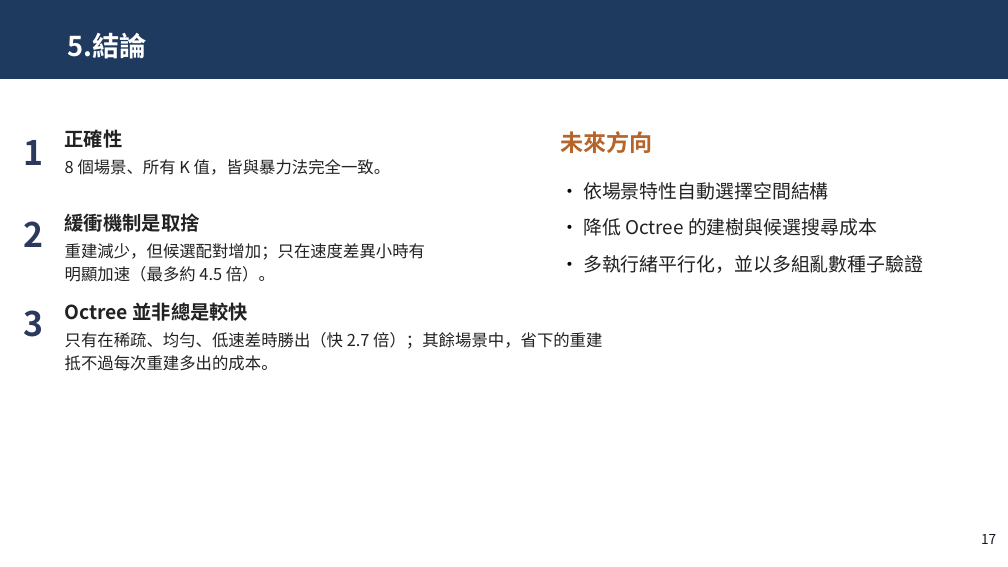
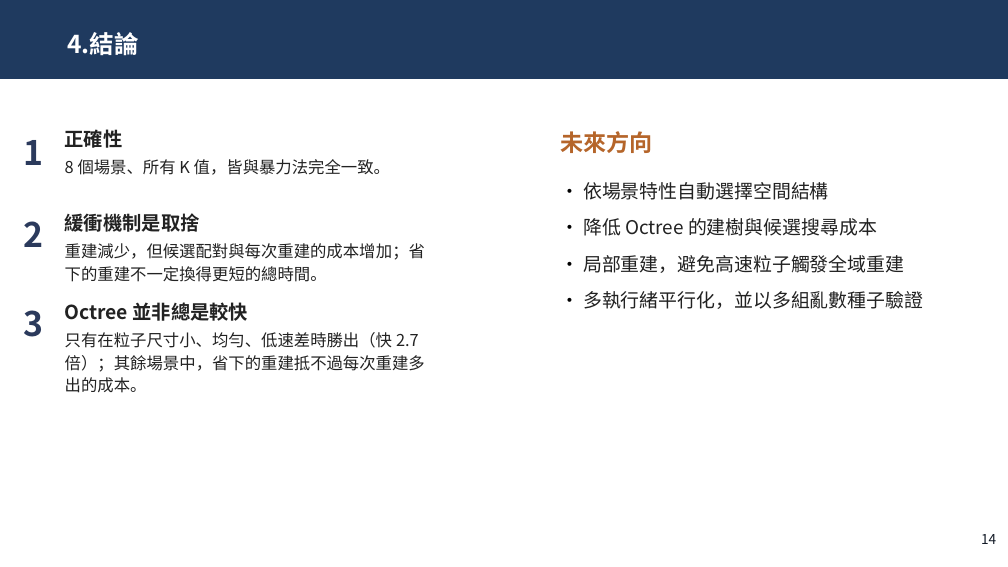
Before and after one commit to JasonYangCKSH/nbody_initial_project, a slide deck: slide 14 of 專題競賽/2. 口頭簡報/專題成果簡報.pptx (slide 17 before the commit). Drawn at 1008x567 pixels with LibreOffice and Linux fonts; fonts in the diff are those of the drawing. Boxes give left, top, right and bottom in pixels: in the first picture for what was removed or moved away, otherwise in the second. Text is boxed around its words. In the diff, an @@ line names an element or a change of style, - is before the commit and + after.

```diff
--- a/專題競賽/2. 口頭簡報/專題成果簡報.pptx
+++ b/專題競賽/2. 口頭簡報/專題成果簡報.pptx
@@ title at [67, 32, 139, 56]: text changed; size 26 to 23.4 pt @@
-5.結論
+4.結論
@@ text at [65, 243, 425, 282]: text changed @@
-重建減少，但候選配對增加；只在速度差異小時有明顯加速（最多約 4.5 倍）。
+重建減少，但候選配對與每次重建的成本增加；省下的重建不一定換得更短的總時間。
@@ text at [583, 255, 904, 273]: paragraph added @@
+• 局部重建，避免高速粒子觸發全域重建
@@ text at [65, 332, 425, 393]: text changed @@
-只有在稀疏、均勻、低速差時勝出（快 2.7 倍）；其餘場景中，省下的重建抵不過每次重建多出的成本。
+只有在粒子尺寸小、均勻、低速差時勝出（快 2.7 倍）；其餘場景中，省下的重建抵不過每次重建多出的成本。
@@ page number at [981, 534, 996, 544]: text changed @@
-17
+14
```
Also in this commit, not shown: 11 other slides changed, 2 slides added, 5 slides removed.
